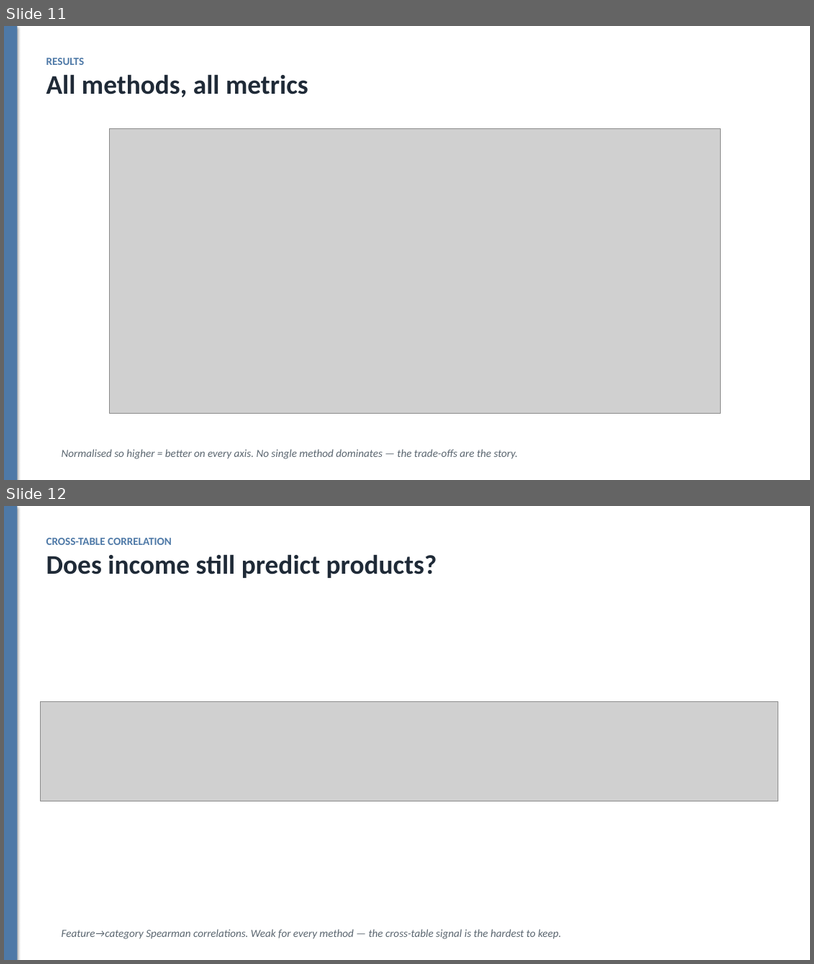
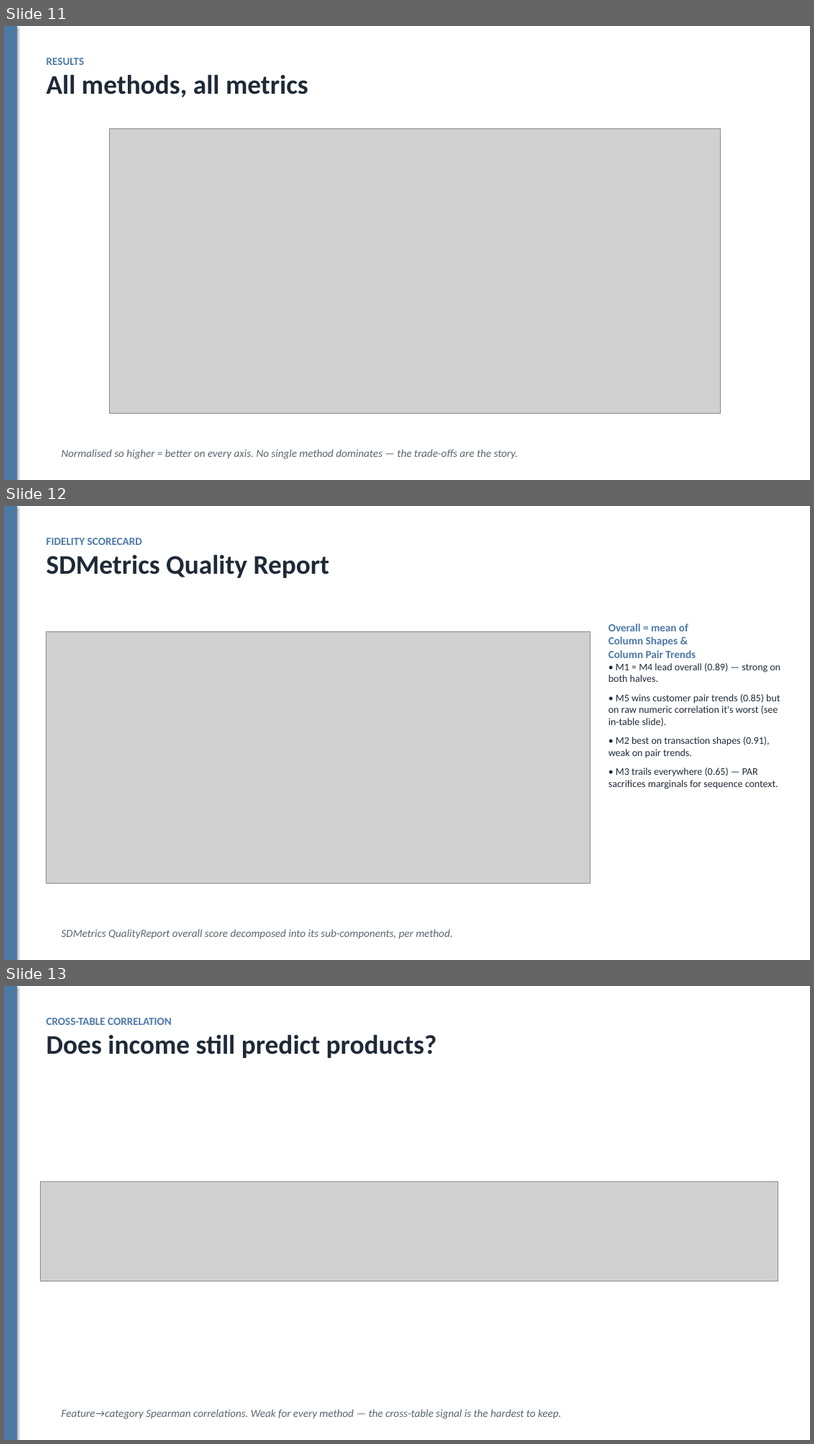
Before and after one commit to dylanwang2111/synthetic_data_gen, a slide deck: slides.pptx. Shown one above the other, each under a label of ours: slides 11 and 12 before the commit, slides 11, 12 and 13 after it. The pictures are 814x964 and 814x1444 pixels, drawn with LibreOffice and Linux fonts; fonts in the diff are those of the drawing; grey boxes stand for pictures. Boxes give left, top, right and bottom in pixels: in the first picture for what was removed or moved away, otherwise in the second. Text is boxed around its words. In the diff, an @@ line names an element or a change of style, - is before the commit and + after.

Commit message:
Add bootstrap CI metrics, DP/MST explainer slides, and quality-report slide
- metrics_extended.py: customer-level bootstrap (resample + relabel keys),
  bootstrap_compare_methods with shared real draws (common random numbers),
  median + 95% percentile CIs, format_ci_table helper
- run_bootstrap.py: full 5-method bootstrap runner -> reports/ + forest plot
- quality_report_fig.py: SDMetrics QualityReport breakdown grouped-bar figure
- slides: 'How differential privacy works', 'How SmartNoise/MST builds M5',
  and 'SDMetrics Quality Report' showcase (22 slides total)
- gitignore Office lock files and run logs

```diff
--- a/slides.pptx
+++ b/slides.pptx
@@ slide 12 added at [4,506,810,960], background #FFFFFF @@
@@ rectangle added at [4,506,17,960], fill #4E79A7 @@
@@ text added at [46,538,330,578], 32 pt, text #1F2A37, bold @@
+FIDELITY SCORECARD
+SDMetrics Quality Report
@@ picture added at [46,631,591,883] @@
@@ text added at [609,623,781,789], 12 pt, text #1F2A37 @@
+Overall = mean of
+Column Shapes &
+Column Pair Trends
+• M1 ≈ M4 lead overall (0.89) — strong on both halves.
+• M5 wins customer pair trends (0.85) but on raw numeric correlation it's worst (see in-table slide).
+• M2 best on transaction shapes (0.91), weak on pair trends.
+• M3 trails everywhere (0.65) — PAR sacrifices marginals for sequence context.
@@ text added at [62,929,453,939], 13 pt, text #5B6670, italic @@
+SDMetrics QualityReport overall score decomposed into its sub-components, per method.
@@ what was slide 12 is now slide 13 @@
```
Also in this commit, not shown: 2 other slides added, 8 other files.
